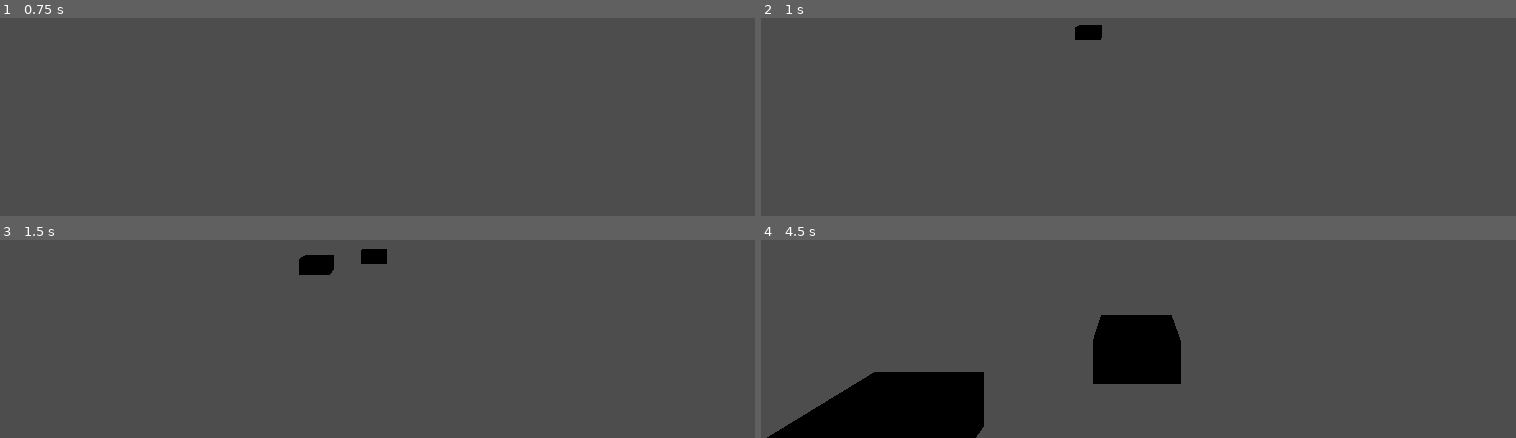
Above: before the commit, frames 1-4 (two rows, left to right).
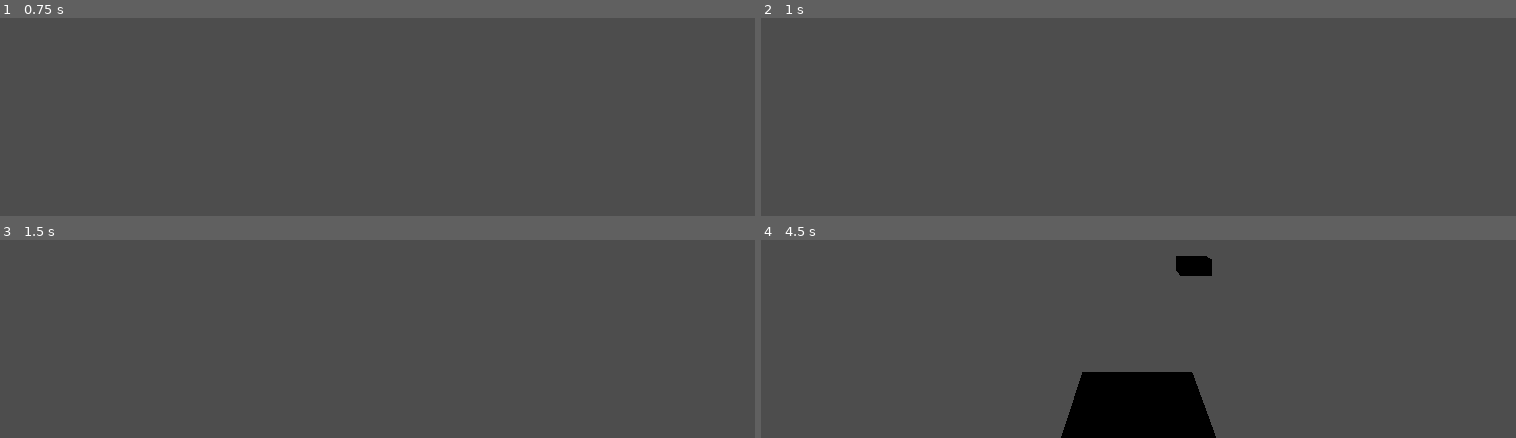
Above: after the commit, the same moments.

Repository: RespiradorProfesional/Solo-of-the-Fallen
Game: Godot game, scene res://scenes/battle/battle_base.tscn
The game is run twice, just before and just after one commit, with the same random seed, the same clock (stepped at 60 frames per second) and the same inputs. The project has no main scene, so this scene is started directly.
Inputs:
- Up to frame 1 (0.75 s): tap Enter at 0.5 s; hold D (right_carril_D) from 0.53 s (still down); tap S (mid_carril_S) at 0.6 s
- Up to frame 2 (1 s): keep holding D (right_carril_D)
- Up to frame 3 (1.5 s): release D (right_carril_D) at 1.28 s; hold A (left_carril_A) from 1.28 s (still down); tap W (mid_carril_W) at 1.35 s
- Up to frame 4 (4.5 s): release A (left_carril_A) at 2.03 s; hold D (right_carril_D) 2.03-3.53 s; tap one key every 0.75 s from 2.1 s: Space (test) S (mid_carril_S) W (mid_carril_W) Space (test); hold A (left_carril_A) from 3.53 s (still down)

Frame 1 is identical in both runs. In frame 2, 0.3% of the frame differs, in the area x 41-46%, y 3-12%; in frame 3, 0.7%; in frame 4, 16%, in the area x 0-61%, y 8-100%.

Commit message:
sonido al ritmo

Diff:
--- a/solo-of-the-fallen/create_song/create_song.tscn
+++ b/solo-of-the-fallen/create_song/create_song.tscn
@@ -1,6 +1,7 @@
-[gd_scene load_steps=2 format=3 uid="uid://bvvthre6g5hor"]
+[gd_scene load_steps=3 format=3 uid="uid://bvvthre6g5hor"]
 
 [ext_resource type="Script" path="res://create_song/create_song.gd" id="1_p1rj4"]
+[ext_resource type="AudioStream" uid="uid://bugpbfseq7tie" path="res://assets/music/level_music/IGUALES - Quevedo (Visualizer) BUENAS NOCHES.mp3" id="2_cc7o0"]
 
 [node name="CreateSong" type="Node3D"]
 script = ExtResource("1_p1rj4")
@@ -8,3 +9,7 @@
 [node name="Timer" type="Timer" parent="."]
 wait_time = 4096.0
 autostart = true
+
+[node name="AudioStreamPlayer" type="AudioStreamPlayer" parent="."]
+stream = ExtResource("2_cc7o0")
+autoplay = true
--- a/solo-of-the-fallen/scenes/battle/battle_base.tscn
+++ b/solo-of-the-fallen/scenes/battle/battle_base.tscn
@@ -1,16 +1,23 @@
-[gd_scene load_steps=4 format=3 uid="uid://p7nxpro8bf2p"]
+[gd_scene load_steps=5 format=3 uid="uid://p7nxpro8bf2p"]
 
 [ext_resource type="Script" path="res://scripts/battle/battle_base.gd" id="1_123yq"]
 [ext_resource type="PackedScene" uid="uid://dx46qwfuen1jv" path="res://scenes/battle/notes/note_manager.tscn" id="2_6rh61"]
 [ext_resource type="PackedScene" uid="uid://8not5a4r0lik" path="res://scenes/battle/controller_player.tscn" id="3_if5ie"]
+[ext_resource type="AudioStream" uid="uid://bugpbfseq7tie" path="res://assets/music/level_music/IGUALES - Quevedo (Visualizer) BUENAS NOCHES.mp3" id="4_ldrno"]
 
 [node name="Node3D" type="Node3D"]
+transform = Transform3D(1, 0, 0, 0, 1, 0, 0, 0, 1, 0.00679898, -0.00743484, 0.00230789)
 script = ExtResource("1_123yq")
 
 [node name="Note manager" parent="." instance=ExtResource("2_6rh61")]
 transform = Transform3D(1, 0, 0, 0, 1, 0, 0, 0, 1, 0, 0, -9.83536)
+time_travel = 0.5
 
 [node name="Node3D" parent="." instance=ExtResource("3_if5ie")]
 
 [node name="Camera3D" type="Camera3D" parent="."]
 transform = Transform3D(1, 0, 0, 0, 1, 0, 0, 0, 1, -0.0279722, 1.78294, 3.53624)
+
+[node name="AudioStreamPlayer" type="AudioStreamPlayer" parent="."]
+stream = ExtResource("4_ldrno")
+autoplay = true
--- a/solo-of-the-fallen/scenes/battle/notes/note_manager.tscn
+++ b/solo-of-the-fallen/scenes/battle/notes/note_manager.tscn
@@ -16,4 +16,13 @@
 [node name="note_container" type="Node3D" parent="."]
 
 [node name="Timer" type="Timer" parent="."]
-wait_time = 951.789
+wait_time = 4096.0
+
+[node name="target_left" type="Marker3D" parent="."]
+transform = Transform3D(1, 0, 0, 0, 0.965926, 0.258819, 0, -0.258819, 0.965926, -2, 0, 10)
+
+[node name="target_mid" type="Marker3D" parent="."]
+transform = Transform3D(1, 0, 0, 0, 0.965926, 0.258819, 0, -0.258819, 0.965926, 0, 0, 10)
+
+[node name="target_right" type="Marker3D" parent="."]
+transform = Transform3D(1, 0, 0, 0, 0.965926, 0.258819, 0, -0.258819, 0.965926, 2, 0, 10)
--- a/solo-of-the-fallen/scripts/battle/notes/note_manager.gd
+++ b/solo-of-the-fallen/scripts/battle/notes/note_manager.gd
@@ -5,6 +5,11 @@
 @onready var position_mid =$position_mid
 @onready var position_right =$position_right
 @onready var note_container =$note_container
+
+@onready var target_left=$target_left
+@onready var target_mid=$target_mid
+@onready var target_right=$target_right
+
 @onready var timer = $Timer
 
 # Define the speed of the notes (you can adjust this value as needed)
@@ -12,7 +17,10 @@
 
 # Store the input data
 var note_key = []
-var note_time_respawn = []
+var note_time_click = []
+var time_respawn=[]
+
+@export var time_travel=1.5
 
 # Índice para controlar el progreso en el array
 var current_index = 0
@@ -25,13 +33,15 @@
 	var file_content = load_file_as_text(file_path)
 	if file_content != null:
 		process_commands(file_content)
+	for time_click in note_time_click:
+		time_respawn.append(time_click-time_travel)
 	timer.start()
 
 func _process(delta: float) -> void:
 	var current_time =timer.wait_time - timer.time_left
 	print(current_time)
 	# Verificar si el tiempo actual coincide con el próximo valor en el array
-	while current_index < note_time_respawn.size() and current_time >= note_time_respawn[current_index]:
+	while current_index < time_respawn.size() and current_time >= time_respawn[current_index]:
 		create_note(note_key[current_index])
 		# Avanzar al siguiente elemento del array
 		current_index += 1
@@ -39,28 +49,28 @@
 
 func create_note(key):
 	# Create a new instance of the note (assuming you have a Note scene)
-	var note
+	var note = load("res://scenes/battle/notes/notes_base.tscn").instantiate()
 
 	match key:
 		"Q":
-			setting_note("Q",position_left.global_position)
+			setting_note(note,"Q",position_left.global_position,target_left.global_position)
 		"W":
-			setting_note("W",position_mid.global_position)
+			setting_note(note,"W",position_mid.global_position,target_mid.global_position)
 		"E":
-			setting_note("E",position_right.global_position)
+			setting_note(note,"E",position_right.global_position,target_right.global_position)
 		"A":
-			setting_note("A",position_left.global_position)
+			setting_note(note,"A",position_left.global_position,target_left.global_position)
 		"S":
-			setting_note("S",position_mid.global_position)
+			setting_note(note,"S",position_mid.global_position,target_mid.global_position)
 		"D":
-			setting_note("D",position_right.global_position)
+			setting_note(note,"D",position_right.global_position,target_right.global_position)
 
-func setting_note(key_node,position_node):
-	var note = load("res://scenes/battle/notes/notes_base.tscn").instantiate()
+func setting_note(note,key_node,position_node,target_position):
 	note_container.add_child(note)
 	note.global_position = position_node
 	note.key_note = key_node
-
+	# Configurar posición inicial y velocidad
+	note.set_target(target_position, time_travel)
 
 
 
@@ -82,4 +92,4 @@
 		var parts = lines[i].strip_edges().split(" : ")
 		if parts.size() == 3 and parts[2] == "pressed":
 			note_key.append(parts[0])
-			note_time_respawn.append(float(parts[1]))
+			note_time_click.append(float(parts[1]))
--- a/solo-of-the-fallen/scripts/battle/notes/notes_base.gd
+++ b/solo-of-the-fallen/scripts/battle/notes/notes_base.gd
@@ -5,10 +5,23 @@
 var speed = 5.0
 var direction = Vector3.ZERO
 
-func _process(delta: float) -> void:
-	# Define la dirección (1 para +X, -1 para -X)
-	direction = Vector3(0, 0, 1)  # Mover hacia +X
-	# direction = Vector3(-1, 0, 0)  # Mover hacia -X
+var target_position: Vector3
+var travel_time: float
+var velocity: Vector3
 
-	# Actualiza la posición del nodo
-	global_transform.origin += direction * speed * delta
+# Tiempo transcurrido desde que apareció la nota
+var elapsed_time: float = 0.0
+
+func set_target(target, time):
+	target_position = target
+	travel_time = time
+	if travel_time > 0:
+		velocity = (target_position - global_position) / travel_time
+	else:
+		velocity = Vector3.ZERO
+
+
+func _process(delta):
+	# Mover la nota hacia la posición objetivo
+	global_position += velocity * delta
+	elapsed_time += delta
Not shown, added: solo-of-the-fallen/assets/music/level_music/IGUALES - Quevedo (Visualizer) BUENAS NOCHES.mp3.import
Not shown, changed: solo-of-the-fallen/mr_moondal.txt
Not shown, added: solo-of-the-fallen/assets/music/level_music/IGUALES - Quevedo (Visualizer) BUENAS NOCHES.mp3
